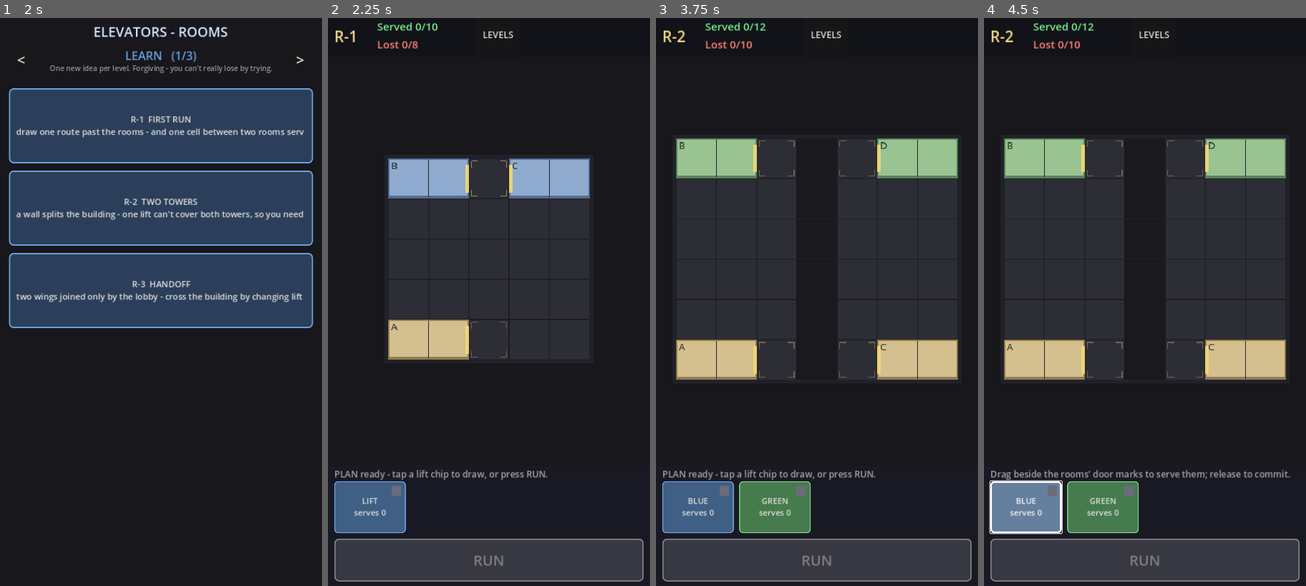
Above: before the commit, frames 1-4 (left to right).
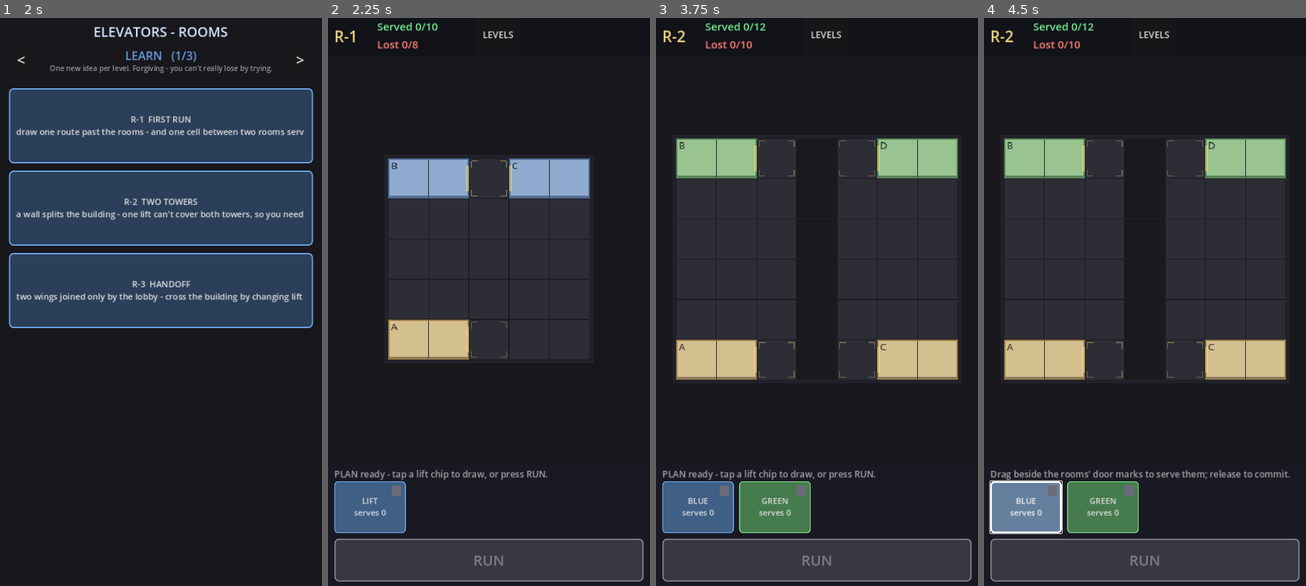
Above: after the commit, the same moments.

Repository: AlexEltonPym/elevator_game
Game: Godot game, scene res://scenes/v5_select.tscn
Two runs of this game, one before a commit and one after it. Both use one fixed random seed, a clock stepped at 60 frames per second and the inputs below.
Inputs:
- Up to frame 1 (2 s): click "<" at 0.5 s; click ">" at 1.25 s
- Up to frame 2 (2.25 s): click "R-1 FIRST RUN draw one route …" at 2 s
- Up to frame 3 (3.75 s): click "LEVELS" at 2.75 s; click "R-2 TWO TOWERS a wall splits …" at 3.5 s
- Up to frame 4 (4.5 s): click "BLUE serves 0" at 4.25 s

Frame 1 is identical in both runs. In frame 2, 0.1% of the frame differs, in the area x 42-58%, y 25-60%; in frame 3, 0.2%, in the area x 30-70%, y 22-63%; in frame 4, 0.2%.

Commit message:
Phase 2: docks render as PixelSpaces landing doors, synced to the car
Each dock cell now shows a full PixelSpaces elevator landing door (in the open
cell the car reaches, never covering the room), with a thin exit notch on the
room's drop edge. The landing door opens IN SYNC with the parked car's doors
(car.door_frac drives which dock cells show the opened sprite). The car itself is
already the programmer-art box with sliding doors. Also swap office furniture
Cabinet->Bookshelf (the cabinet read too door-like). Graceful fallback to the
yellow strip without the art pack; the route-coverage bracket is unchanged.

Rendering only: v5 smoke ALL PASS, fingerprint5 byte-identical (795467658).

Co-Authored-By: Claude Opus 4.8 <noreply@anthropic.com>

Diff:
--- a/scripts/v5/grid5.gd
+++ b/scripts/v5/grid5.gd
@@ -68,6 +68,8 @@
 # gitignored art packs aren't present → _draw_room falls back to the flat-tint look, so a
 # clean clone still runs). texture_filter is forced NEAREST on this node in _ready.
 var _furn_tex := {}
+var _door_shut: Texture2D = null   # PixelSpaces landing door (dock), closed / open
+var _door_open: Texture2D = null
 var _tex_ready := false
 
 ## THE VISUAL LANGUAGE (docs: art-direction). Each room TYPE has a unique background
@@ -76,7 +78,7 @@
 ## shape is characteristic but may vary; furniture reinforces.
 const ROOM_STYLE := {
 	"lobby":     {"bg": Color(0.83, 0.75, 0.56), "line": Color(0.60, 0.48, 0.26), "furn": "Furniture/Door_opened.png"},
-	"office":    {"bg": Color(0.56, 0.67, 0.81), "line": Color(0.30, 0.42, 0.60), "furn": "Furniture/Bedroom/Cabinet_1.png"},
+	"office":    {"bg": Color(0.56, 0.67, 0.81), "line": Color(0.30, 0.42, 0.60), "furn": "Furniture/Living Room/Bookshelf_1.png"},
 	"apartment": {"bg": Color(0.60, 0.77, 0.57), "line": Color(0.32, 0.52, 0.32), "furn": "Furniture/Bedroom/Bed_red.png"},
 	"cafe":      {"bg": Color(0.86, 0.63, 0.46), "line": Color(0.64, 0.38, 0.22), "furn": "Furniture/Kitchen/Refrigerator_large_white.png"},
 	"store":     {"bg": Color(0.75, 0.61, 0.42), "line": Color(0.50, 0.36, 0.20), "furn": "Furniture/Living Room/Bookshelf_1.png"},
@@ -429,6 +431,18 @@
 		var p: String = _PS + ROOM_STYLE[t].furn
 		if ResourceLoader.exists(p):
 			_furn_tex[t] = load(p)
+	if ResourceLoader.exists(_PS + "Furniture/Elevator_closed.png"):
+		_door_shut = load(_PS + "Furniture/Elevator_closed.png")
+		_door_open = load(_PS + "Furniture/Elevator_opened.png")
+
+
+## Draw a sprite centred in `rect`, at `frac` of the cell, aspect-preserved & nearest.
+func _draw_centered(tex: Texture2D, rect: Rect2, frac: float) -> void:
+	if tex == null:
+		return
+	var s := (CELL * frac) / float(maxi(tex.get_width(), tex.get_height()))
+	var sz := Vector2(tex.get_width(), tex.get_height()) * s
+	draw_texture_rect(tex, Rect2(rect.get_center() - sz * 0.5, sz), false)
 
 
 ## Draw a PixelSpaces sprite bottom-aligned inside `rect`, at ~`frac` of the cell height,
@@ -483,8 +497,14 @@
 				if not covered.has(cell):
 					covered[cell] = []
 				covered[cell].append(game.CARDS[i].color)
+	# Dock cells where a car is currently stopped with its doors open — the landing door
+	# opens IN SYNC with the car (IRL). game.cars are Car5 nodes.
+	var open_docks := {}
+	for car in game.cars:
+		if car.on_grid() and car.door_frac() > 0.2:
+			open_docks[car.current_cell()] = true
 	for mark in Grid5._dock_marks:
-		_draw_dock(mark, covered.get(mark.dock, []))
+		_draw_dock(mark, covered.get(mark.dock, []), open_docks.has(mark.dock))
 	# Committed routes (nudged so overlaps stay readable).
 	for i in game.routes.size():
 		var route = game.routes[i]
@@ -558,22 +578,28 @@
 ## into its dock cell. The dock cell gets a dashed outline so the player can see
 ## where a lift must reach; when a route covers it, the outline fills in the
 ## covering car's colour(s).
-func _draw_dock(mark: Dictionary, cover: Array) -> void:
+func _draw_dock(mark: Dictionary, cover: Array, is_open := false) -> void:
 	var rc := cell_rect(mark.cell)
 	var dir: Vector2i = mark.dir
 	var door_col := Color(0.95, 0.85, 0.45, 0.9)
-	# Door strip on the facing edge.
-	var t := 8.0
+	# A thin exit notch on the ROOM's drop edge (so you see where the room connects out).
+	var t := 6.0
 	var strip: Rect2
 	if dir == Vector2i(1, 0):
-		strip = Rect2(rc.end.x - t, rc.position.y + 14.0, t, rc.size.y - 28.0)
+		strip = Rect2(rc.end.x - t, rc.position.y + 16.0, t, rc.size.y - 32.0)
 	elif dir == Vector2i(-1, 0):
-		strip = Rect2(rc.position.x, rc.position.y + 14.0, t, rc.size.y - 28.0)
-	elif dir == Vector2i(0, 1): # room-space up = screen up
-		strip = Rect2(rc.position.x + 14.0, rc.position.y, rc.size.x - 28.0, t)
+		strip = Rect2(rc.position.x, rc.position.y + 16.0, t, rc.size.y - 32.0)
+	elif dir == Vector2i(0, 1):
+		strip = Rect2(rc.position.x + 16.0, rc.position.y, rc.size.x - 32.0, t)
 	else:
-		strip = Rect2(rc.position.x + 14.0, rc.end.y - t, rc.size.x - 28.0, t)
-	draw_rect(strip, door_col)
+		strip = Rect2(rc.position.x + 16.0, rc.end.y - t, rc.size.x - 32.0, t)
+	draw_rect(strip, Color(door_col, 0.5))
+	# LANDING DOOR: a PixelSpaces elevator door in the DOCK cell (the open cell the car
+	# reaches), opening IN SYNC with a parked car. It never covers the room; the car (a
+	# Node2D child) draws over it when present. Falls back to just the notch without art.
+	var door_tex: Texture2D = _door_open if is_open else _door_shut
+	if door_tex != null:
+		_draw_centered(door_tex, cell_rect(mark.dock), 0.82)
 	# Dock cell outline.
 	var dock := cell_rect(mark.dock).grow(-6.0)
 	if cover.is_empty():
